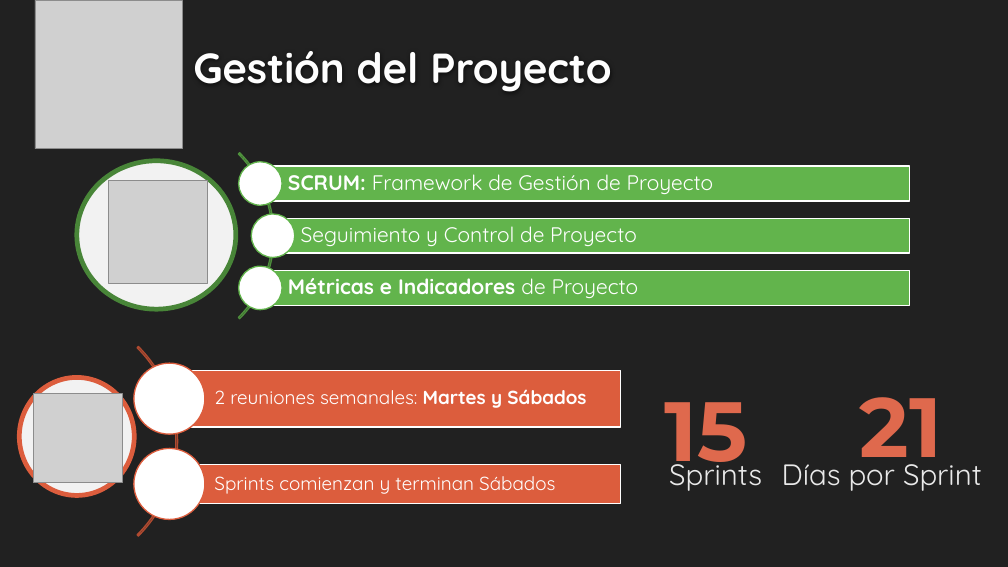
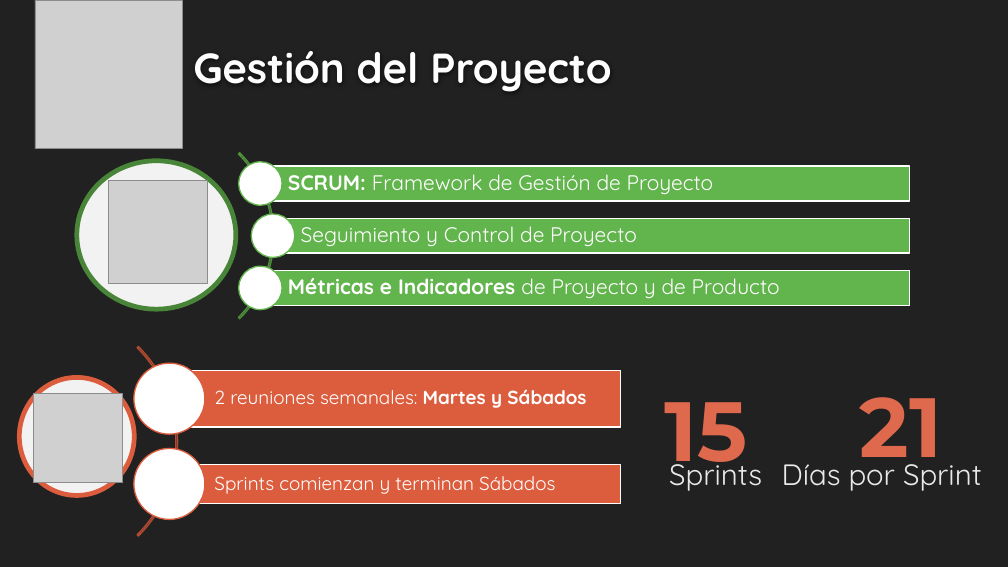
Before and after one commit to fallemand/quegolazo, a slide deck: slide 8 of Documentacion/Presentación Grado de Avances/Presentación Proyecto - Grado de Avances.pptx. Drawn at 1008x567 pixels with LibreOffice and Linux fonts; fonts in the diff are those of the drawing; grey boxes stand for pictures; background and template pictures are left out. Boxes give left, top, right and bottom in pixels: in the first picture for what was removed or moved away, otherwise in the second. Text is boxed around its words. In the diff, an @@ line names an element or a change of style, - is before the commit and + after.

```diff
--- a/Documentacion/Presentación Grado de Avances/Presentación Proyecto - Grado de Avances.pptx
+++ b/Documentacion/Presentación Grado de Avances/Presentación Proyecto - Grado de Avances.pptx
@@ text at box(288, 278, 780, 298): text changed; bold off @@
-Métricas e Indicadores de Proyecto
+Métricas e Indicadores de Proyecto y de Producto
```
Also in this commit, not shown: 6 other slides changed.
